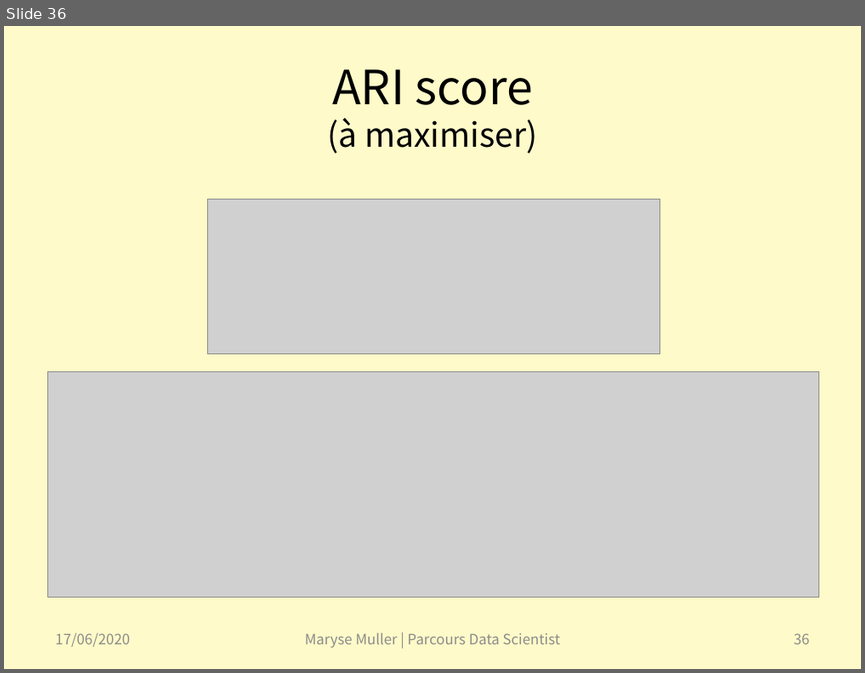
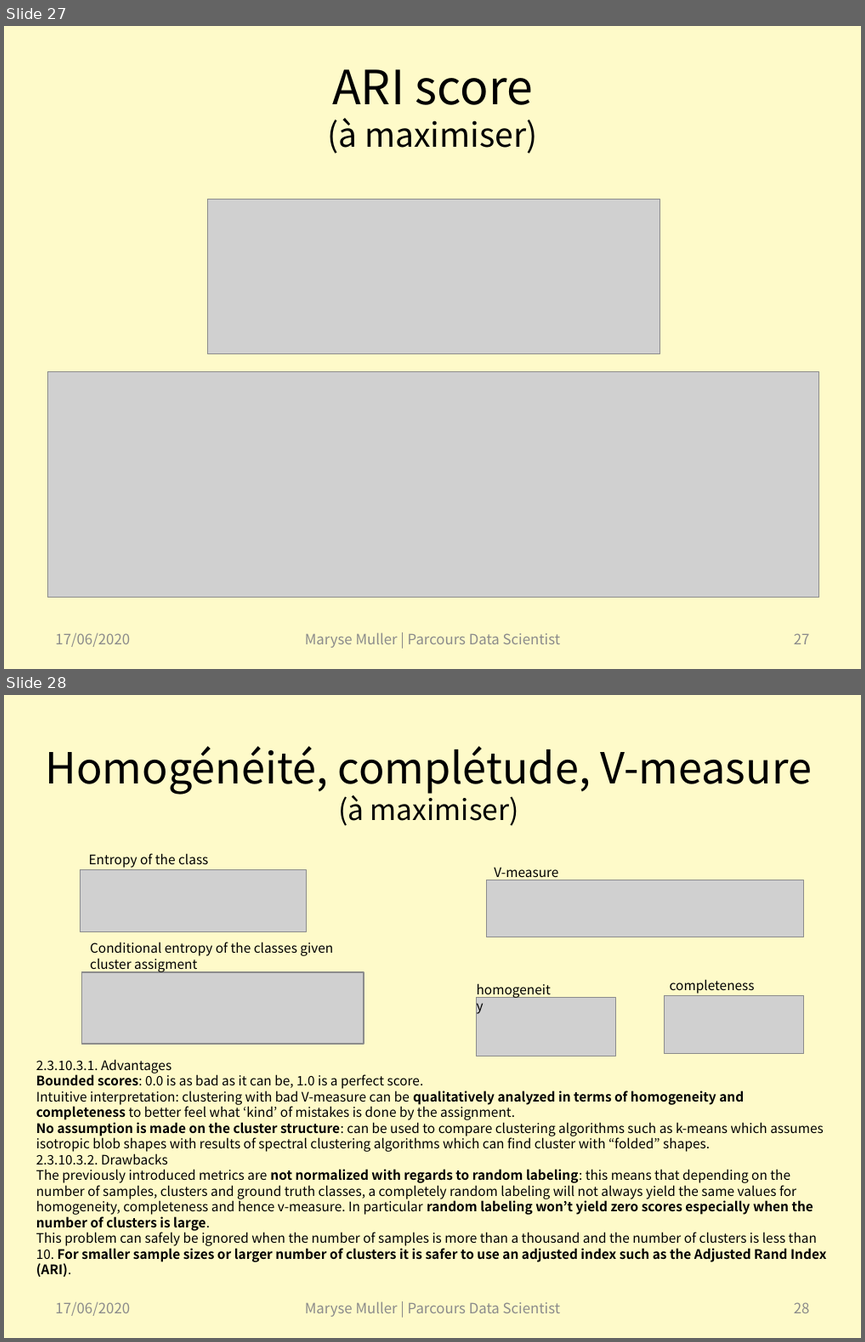
Before and after one commit to SmellyArmure/OC_DS_Project6, a slide deck: PRESENTATION/Projet6.pptx. Shown one above the other, each under a label of ours: slide 36 before the commit, slides 27 and 28 after it. The pictures are 865x673 and 865x1342 pixels, drawn with LibreOffice and Linux fonts; fonts in the diff are those of the drawing; grey boxes stand for pictures. Boxes give left, top, right and bottom in pixels: in the first picture for what was removed or moved away, otherwise in the second. Text is boxed around its words. In the diff, an @@ line names an element or a change of style, - is before the commit and + after.

```diff
--- a/PRESENTATION/Projet6.pptx
+++ b/PRESENTATION/Projet6.pptx
@@ slide 28 added at [4, 695, 861, 1338], background #FEFAC9 @@
@@ title added at [46, 746, 812, 826], 36 pt, text #000000 @@
+Homogénéité, complétude, V-measure
+(à maximiser)
@@ picture added at [80, 870, 307, 932] @@
@@ text added at [89, 853, 208, 868], 11 pt, text #000000 @@
+Entropy of the class
@@ text added at [494, 867, 558, 880], 11 pt, text #000000 @@
+V-measure
@@ picture added at [487, 880, 803, 937] @@
@@ text added at [90, 941, 333, 973], 11 pt, text #000000 @@
+Conditional entropy of the classes given cluster assigment
@@ picture added at [81, 972, 363, 1043] @@
@@ picture added at [476, 998, 615, 1055] @@
@@ picture added at [664, 995, 803, 1053] @@
@@ text added at [670, 979, 755, 993], 11 pt, text #000000 @@
+completeness
@@ text added at [36, 1059, 826, 1276], 11 pt, text #000000 @@
+2.3.10.3.1. Advantages
+Bounded scores: 0.0 is as bad as it can be, 1.0 is a perfect score.
+Intuitive interpretation: clustering with bad V-measure can be qualitatively analyzed in terms of homogeneity and completeness to better feel what ‘kind’ of mistakes is done by the assignment.
+No assumption is made on the cluster structure: can be used to compare clustering algorithms such as k-means which assumes isotropic blob shapes with results of spectral clustering algorithms which can find cluster with “folded” shapes.
+2.3.10.3.2. Drawbacks
+The previously introduced metrics are not normalized with regards to random labeling: this means that depending on the number of samples, clusters and ground truth classes, a completely random labeling will not always yield the same values for homogeneity, completeness and hence v-measure. In particular random labeling won’t yield zero scores especially when the number of clusters is large.
+This problem can safely be ignored when the number of samples is more than a thousand and the number of clusters is less than 10. For smaller sample sizes or larger number of clusters it is safer to use an adjusted index such as the Adjusted Rand Index (ARI).
@@ text added at [630, 1090, 716, 1105], 11 pt, text #000000 @@
+homogeneity
@@ text added at [55, 1302, 130, 1315], 12 pt, text #8C8C8C @@
+17/06/2020
@@ text added at [305, 1301, 560, 1316], 12 pt, text #8C8C8C @@
+Maryse Muller | Parcours Data Scientist
@@ page number added at [794, 1302, 810, 1313], 12 pt, text #8C8C8C @@
+28
@@ what was slide 36 is now slide 27 @@
@@ page number at [794, 633, 810, 644]: text changed @@
-36
+27
```
Also in this commit, not shown: 8 slides changed, 10 other slides added, 18 slides removed, 7 other files.
